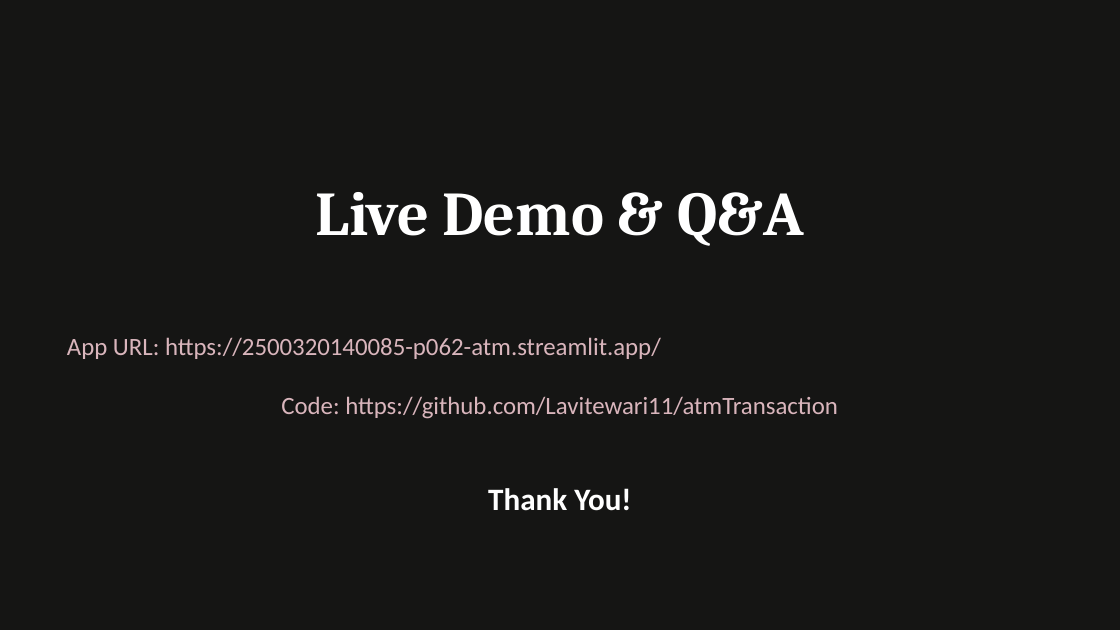
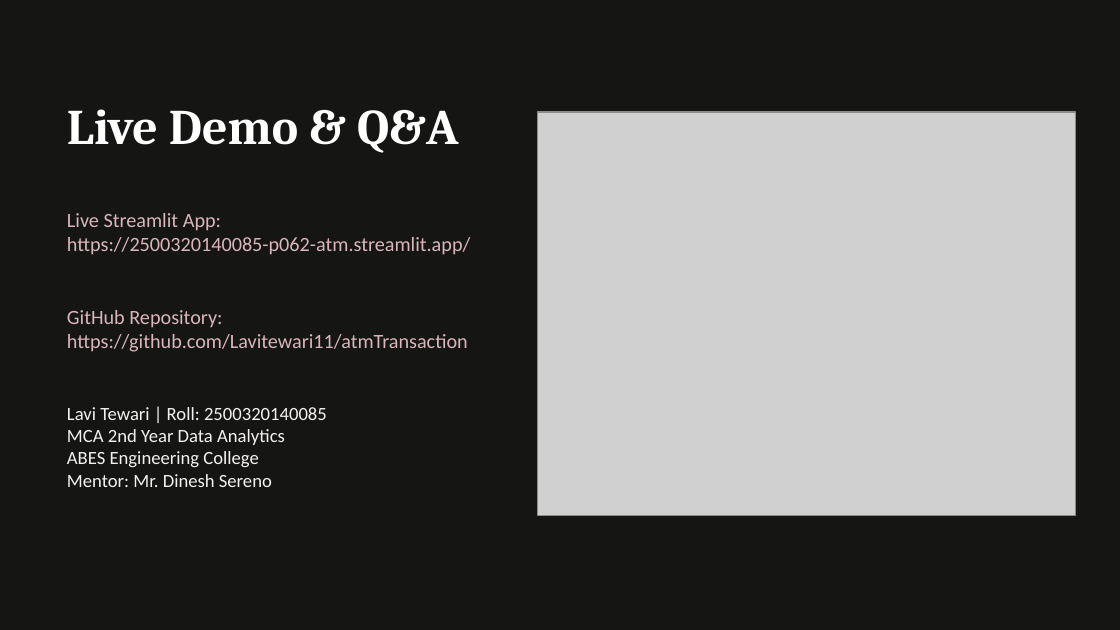
Before and after one commit to Lavitewari11/atmTransaction, a slide deck: slide 11 of docs/p096_Presentation.pptx. Drawn at 1120x630 pixels with LibreOffice and Linux fonts; fonts in the diff are those of the drawing; grey boxes stand for pictures. Boxes give left, top, right and bottom in pixels: in the first picture for what was removed or moved away, otherwise in the second. Text is boxed around its words. In the diff, an @@ line names an element or a change of style, - is before the commit and + after.

Commit message:
Embed official ABES logo and live Streamlit screenshots across docs, presentation, report, and README

```diff
--- a/docs/p096_Presentation.pptx
+++ b/docs/p096_Presentation.pptx
@@ text "Live Demo & Q&A": place and size @@
-text "Live Demo & Q&A" at [316,192,805,246]
+text "Live Demo & Q&A" at [67,109,459,153]
@@ text "Live Demo & Q&A" at [67,109,459,153]: size 40 to 32 pt; alignment centre to left @@
@@ picture added at [538,112,1075,515] @@
@@ text at [67,213,470,487]: text changed; size 16 to 13 pt @@
-App URL: https://2500320140085-p062-atm.streamlit.app/
-Code: https://github.com/Lavitewari11/atmTransaction
-Thank You!
+Live Streamlit App:
+https://2500320140085-p062-atm.streamlit.app/
+GitHub Repository:
+https://github.com/Lavitewari11/atmTransaction
+Lavi Tewari | Roll: 2500320140085
+MCA 2nd Year Data Analytics
+ABES Engineering College
+Mentor: Mr. Dinesh Sereno
```
Also in this commit, not shown: 2 other slides changed, 15 other files.
